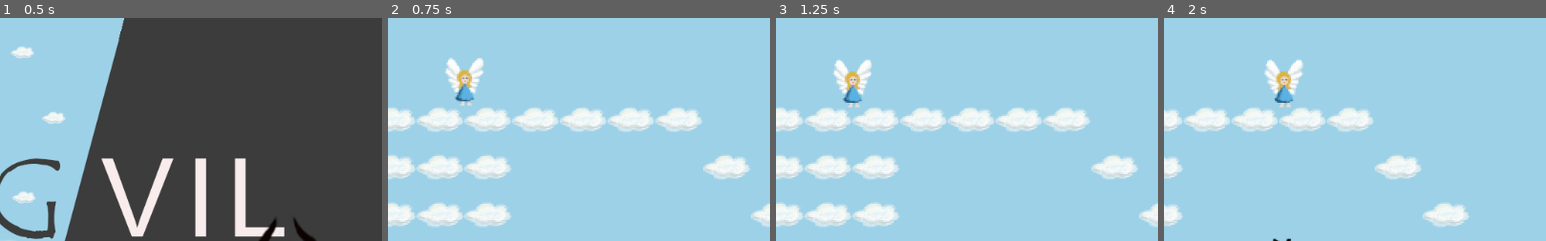
Above: before the commit, frames 1-4 (left to right).
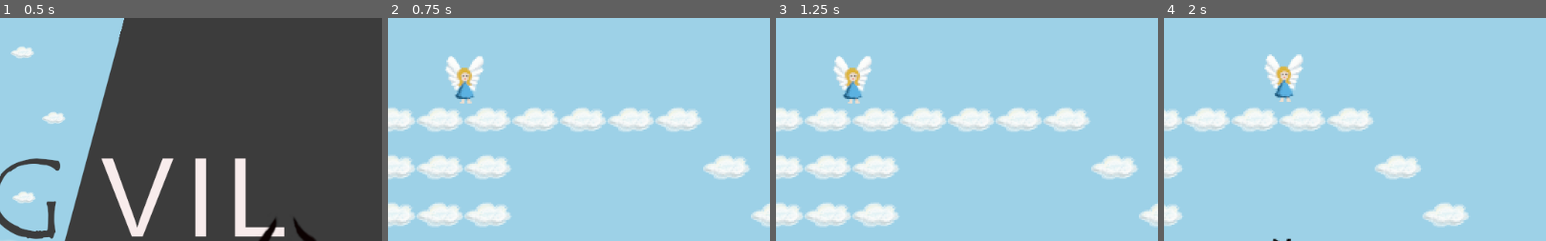
Above: after the commit, the same moments.

Repository: ang-vil/angvil
Game: Godot game, scene res://scenes/menu.tscn
Two runs of this game, one before a commit and one after it. Both use one fixed random seed, a clock stepped at 60 frames per second and the inputs below.
Inputs:
- Up to frame 1 (0.5 s): no input
- Up to frame 2 (0.75 s): click "run game" at 0.5 s
- Up to frame 3 (1.25 s): no input
- Up to frame 4 (2 s): tap Enter at 1.25 s; hold Right (key_right) from 1.28 s (still down); tap Space (shoot) at 1.35 s
The pictures show only the part of the screen within x 40-90%, y 0-50%; the shares and areas given below are measured in that part.

Frame 1 is identical in both runs. In frame 2, 0.8% of the frame differs, in the area x 15-25%, y 17-40%; in frame 3, 1.0%; in frame 4, 1.1%, in the area x 26-37%, y 16-41%.

Commit message:
angel flys

Diff:
--- a/scenes/angel.tscn
+++ b/scenes/angel.tscn
@@ -6,6 +6,37 @@
 
 [sub_resource type="RectangleShape2D" id=1]
 extents = Vector2( 14, 16 )
+
+[sub_resource type="Animation" id=2]
+length = 0.001
+tracks/0/type = "value"
+tracks/0/path = NodePath("Sprite:position")
+tracks/0/interp = 1
+tracks/0/loop_wrap = true
+tracks/0/imported = false
+tracks/0/enabled = true
+tracks/0/keys = {
+"times": PoolRealArray( 0 ),
+"transitions": PoolRealArray( 1 ),
+"update": 0,
+"values": [ Vector2( 0, 0 ) ]
+}
+
+[sub_resource type="Animation" id=3]
+resource_name = "flying"
+loop = true
+tracks/0/type = "value"
+tracks/0/path = NodePath("Sprite:position")
+tracks/0/interp = 1
+tracks/0/loop_wrap = true
+tracks/0/imported = false
+tracks/0/enabled = true
+tracks/0/keys = {
+"times": PoolRealArray( 0, 0.5, 1 ),
+"transitions": PoolRealArray( 1, 1, 1 ),
+"update": 0,
+"values": [ Vector2( 0, 0 ), Vector2( 0, -4 ), Vector2( 0, 0 ) ]
+}
 
 [node name="angel" type="KinematicBody2D"]
 position = Vector2( 0, -220 )
@@ -25,3 +56,7 @@
 [node name="bulletspawn" type="Position2D" parent="."]
 
 [node name="angle_visibility" type="VisibilityNotifier2D" parent="."]
+
+[node name="AnimationPlayer" type="AnimationPlayer" parent="."]
+anims/RESET = SubResource( 2 )
+anims/flying = SubResource( 3 )
--- a/scripts/angel.gd
+++ b/scripts/angel.gd
@@ -8,6 +8,9 @@
 
 var bullet = preload("res://scenes/bullet.tscn")
 var direction = Vector2(1, 0)
+
+func _ready():
+	$AnimationPlayer.play("flying")
 
 func get_input(delta):
 	if Input.is_action_pressed("key_right"):
Not shown: 1 places in scenes/angel.tscn that only renumber resources
